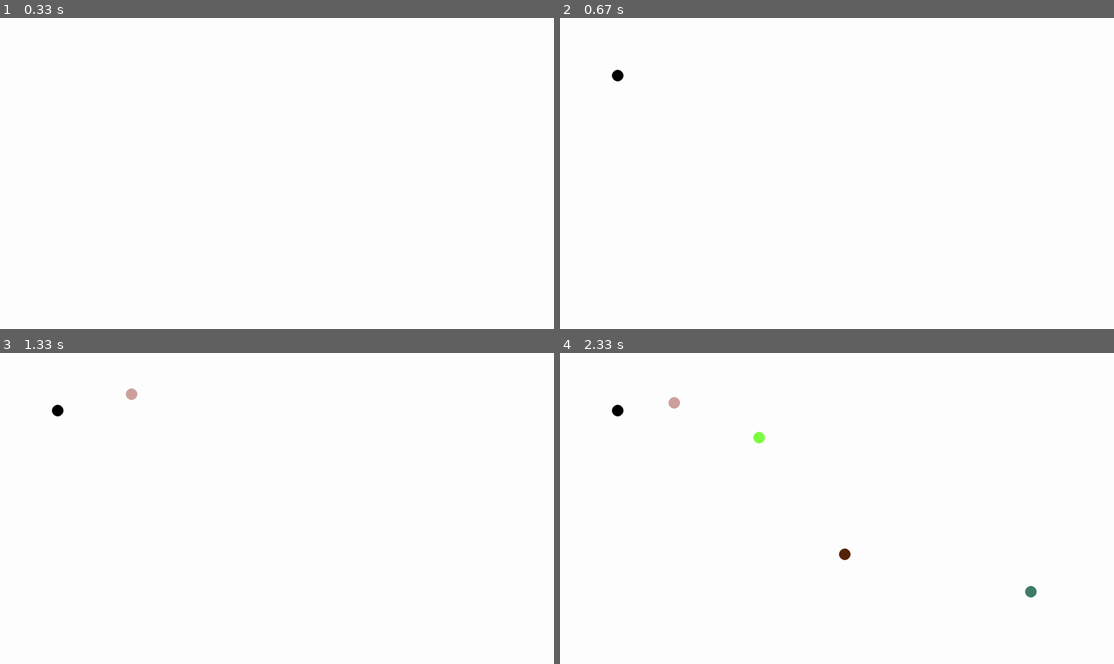
Above: before the commit, frames 1-4 (two rows, left to right).
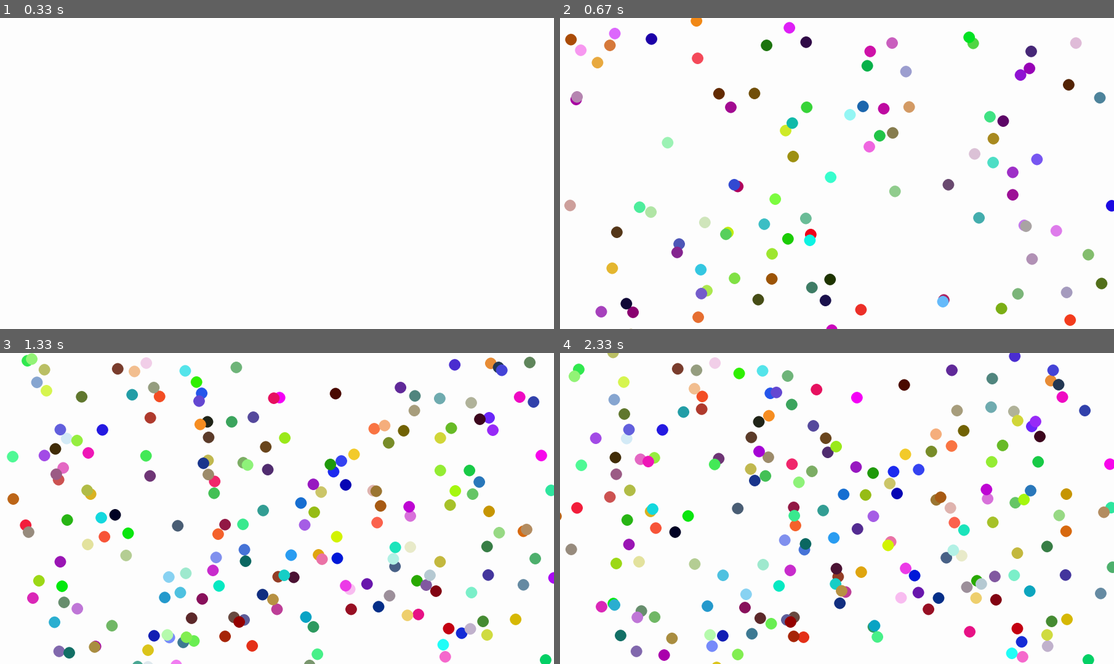
Above: after the commit, the same moments.

Repository: FilipHojgaard/Small_Projects
Game: pygame game, started from pygame_testing/vector_test.py
Same seed, same stepped clock (60 frames per second), same inputs: the game is played once before the commit and once after it.
Inputs (mouse positions are in pixels of both pictures, inside the frame that each line leads up to):
- Up to frame 1 (0.33 s): no input
- Up to frame 2 (0.67 s): tap Space at 0.33 s
- Up to frame 3 (1.33 s): hold R 0.67-1.13 s; tap Space at 0.73, 1.03 s; click (132, 393) at 1.22 s
- Up to frame 4 (2.33 s): click (842, 542) at 1.55 s; click (759, 443) at 1.88 s; click (1030, 589) at 2.22 s

Frame 1 is identical in both runs. In frame 2, 6.0% of the frame differs, in the area x 0-100%, y 0-100%; in frame 3, 12%; in frame 4, 12%.

Commit message:
Implemented Reset button that deletes every Ball object on key press 'r'. Also implemented 'Space' button now creates 100 random placed Balls on screen.

Diff:
--- a/pygame_testing/vector_test.py
+++ b/pygame_testing/vector_test.py
@@ -27,8 +27,6 @@
     Gcolor = 0
     Bcolor = 0
     color = 0
-
-
 
     def __init__(self, *args):
         if (len(args) > 0):
@@ -69,12 +67,16 @@
         elif event.type == KEYDOWN:
             if event.key == K_SPACE:
                 print("Space trykket")
-                balls.append(Ball())
+                for i in range(0,100):
+                    balls.append(Ball(Vector2(random.randint(0,RESOLUTION[0]), random.randint(0,RESOLUTION[1]))))
             if event.key == K_n:
                 print(f"Number of balls: {len(balls)}")
             if event.key == K_ESCAPE:
                 pygame.quit()
                 sys.exit()
+            if event.key == K_r:
+                print("RESET")
+                del balls[:]
 
     for i in range(0, len(balls)):
         balls[i].update()
